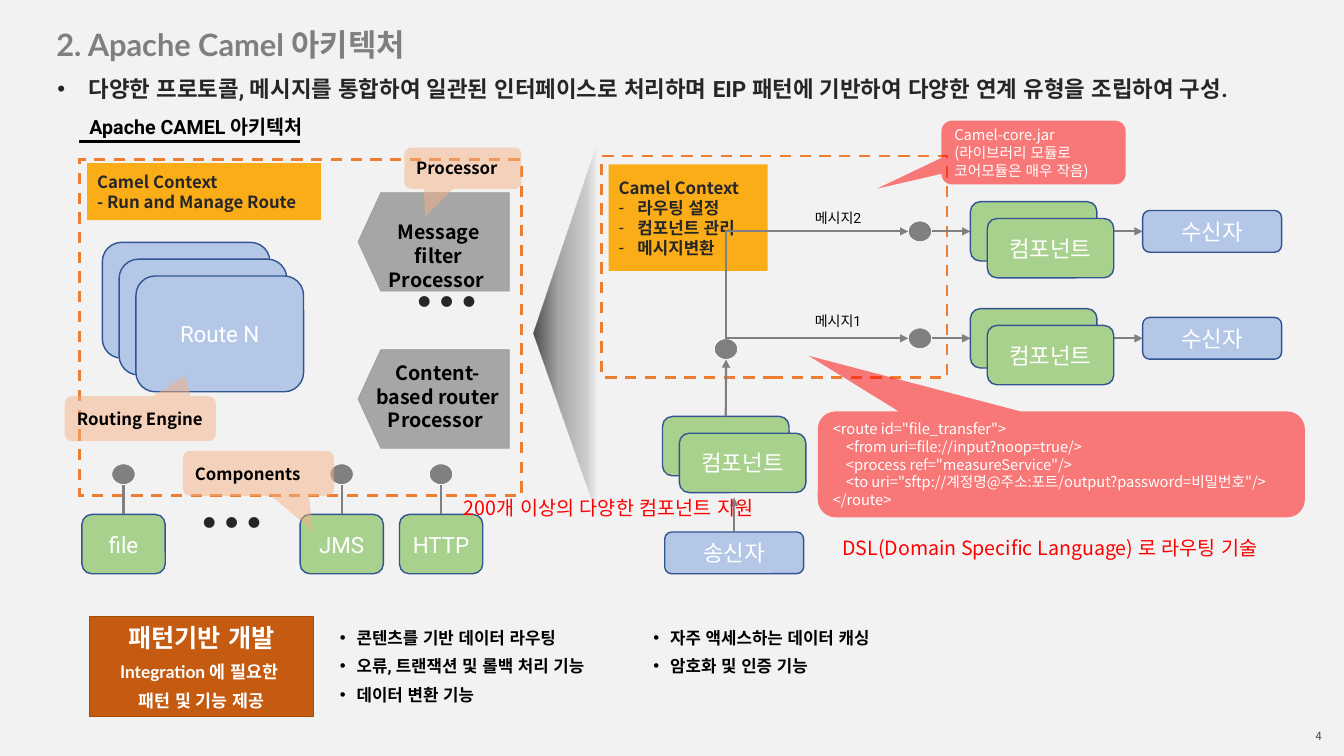
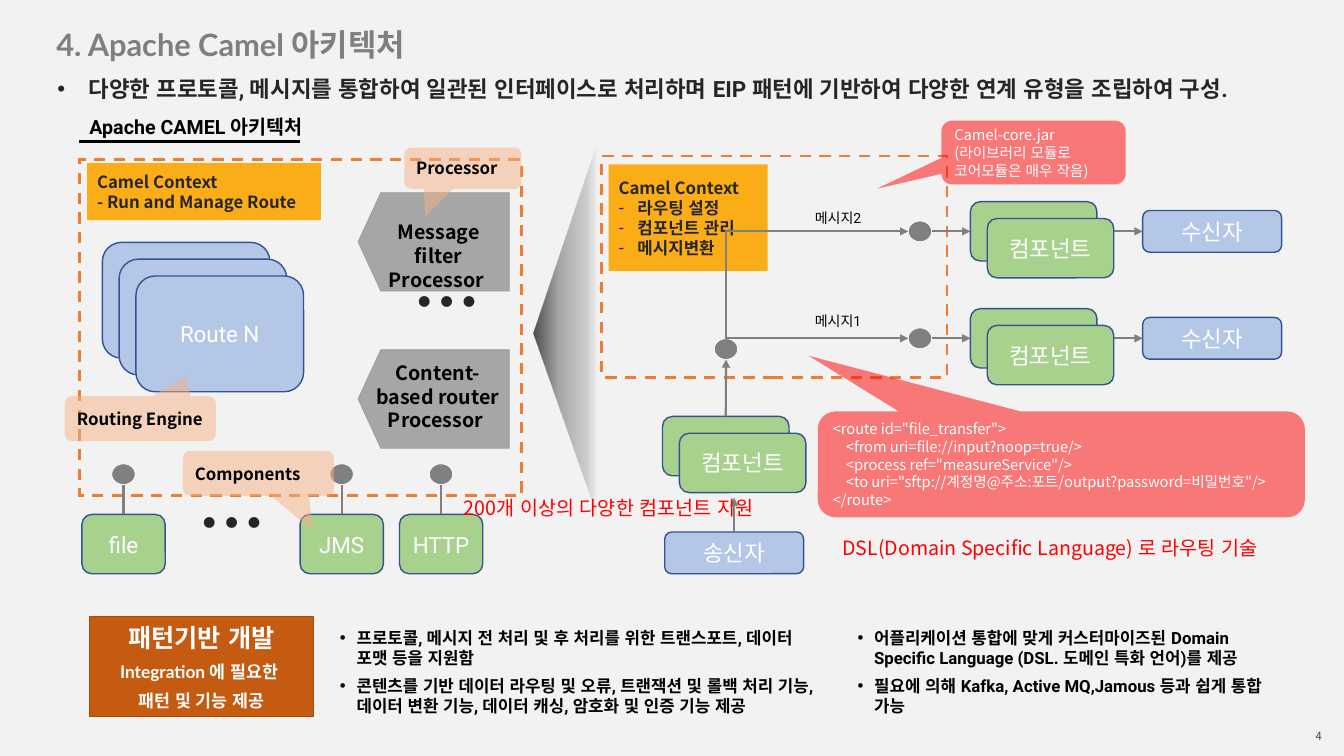
Before and after one commit to dev-ds22/dev-ds22.github.io, a slide deck: slide 4 of _ss/Define_Integration_Hub_Lib_Concept_20231201.pptx. Drawn at 1344x756 pixels with LibreOffice and Linux fonts; fonts in the diff are those of the drawing. Boxes give left, top, right and bottom in pixels: in the first picture for what was removed or moved away, otherwise in the second. Text is boxed around its words. In the diff, an @@ line names an element or a change of style, - is before the commit and + after.

```diff
--- a/_ss/Define_Integration_Hub_Lib_Concept_20231201.pptx
+++ b/_ss/Define_Integration_Hub_Lib_Concept_20231201.pptx
@@ title at [56, 30, 404, 61]: text changed @@
-2. Apache Camel 아키텍처
+4. Apache Camel 아키텍처
@@ text at [357, 630, 813, 715]: text changed @@
-  • 콘텐츠를 기반 데이터 라우팅
-  • 오류, 트랜잭션 및 롤백 처리 기능
-  • 데이터 변환 기능
+  • 프로토콜, 메시지 전 처리 및 후 처리를 위한 트랜스포트, 데이터 포맷 등을 지원함
+  • 콘텐츠를 기반 데이터 라우팅 및 오류, 트랜잭션 및 롤백 처리 기능, 데이터 변환 기능, 데이터 캐싱, 암호화 및 인증 기능 제공
@@ text at [874, 630, 1262, 714]: text changed @@
-  • 자주 액세스하는 데이터 캐싱
-  • 암호화 및 인증 기능
+  • 어플리케이션 통합에 맞게 커스터마이즈된 Domain Specific Language (DSL. 도메인 특화 언어)를 제공
+  • 필요에 의해 Kafka, Active MQ,Jamous 등과 쉽게 통합 가능
```
Also in this commit, not shown: 2 other slides changed.
